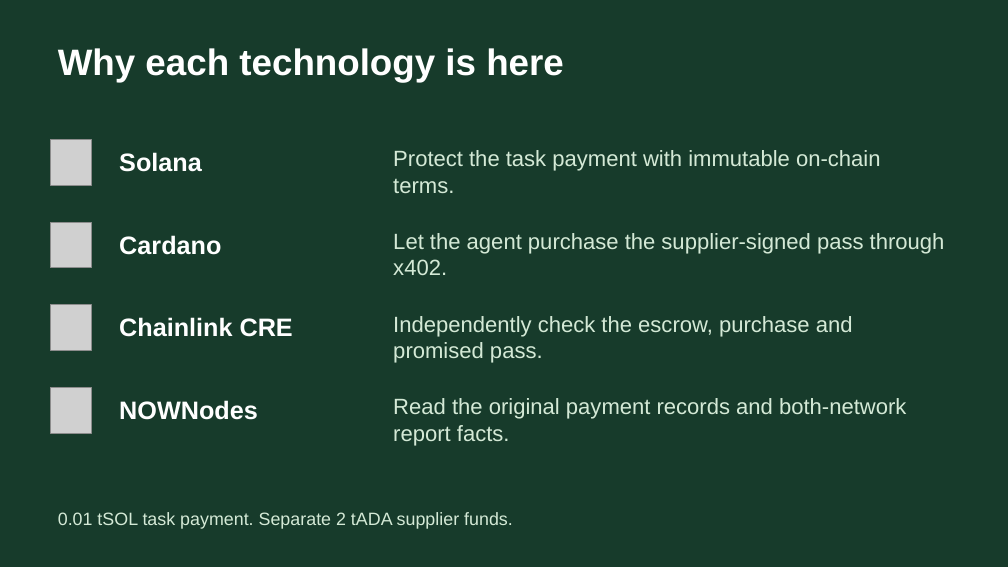
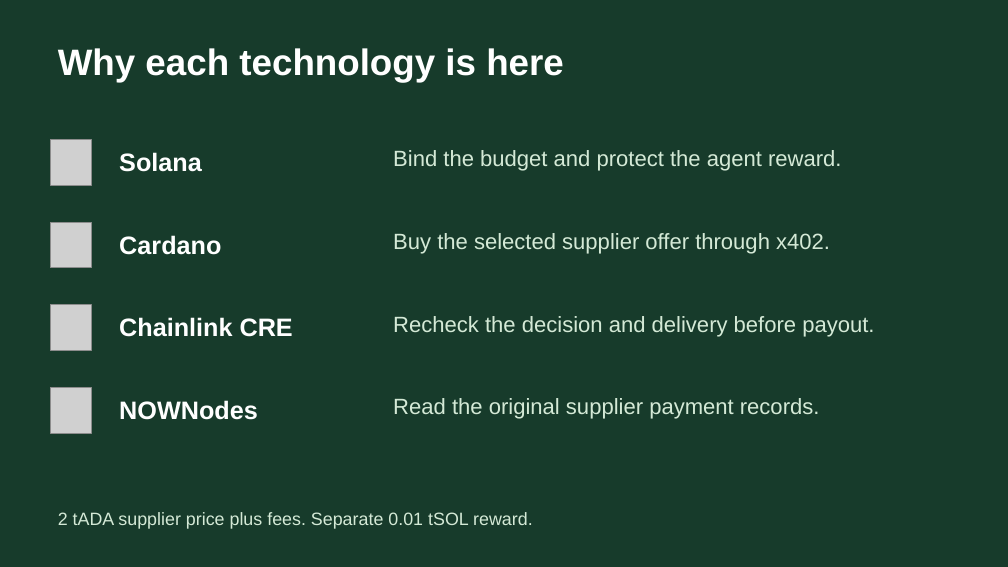
Before and after one commit to OYLabsAI/oy-orders, a slide deck: slide 4 of output/OY-Orders-pitch.ppt. Drawn at 1008x567 pixels with LibreOffice and Linux fonts; fonts in the diff are those of the drawing; grey boxes stand for pictures. Boxes give left, top, right and bottom in pixels: in the first picture for what was removed or moved away, otherwise in the second. Text is boxed around its words. In the diff, an @@ line names an element or a change of style, - is before the commit and + after.

Commit message:
Add budget-bound shopping mission with independently verified offer selection

```diff
--- a/output/OY-Orders-pitch.ppt
+++ b/output/OY-Orders-pitch.ppt
@@ text at [393,150,842,171]: text changed @@
-Protect the task payment with immutable on-chain terms.
+Bind the budget and protect the agent reward.
@@ text at [393,233,830,254]: text changed @@
-Let the agent purchase the supplier-signed pass through x402.
+Buy the selected supplier offer through x402.
@@ text at [393,316,874,337]: text changed @@
-Independently check the escrow, purchase and promised pass.
+Recheck the decision and delivery before payout.
@@ text at [393,398,820,419]: text changed @@
-Read the original payment records and both-network report facts.
+Read the original supplier payment records.
@@ text at [58,512,533,529]: text changed @@
-0.01 tSOL task payment. Separate 2 tADA supplier funds.
+2 tADA supplier price plus fees. Separate 0.01 tSOL reward.
```
Also in this commit, not shown: 3 other slides changed, 2 slides added, 2 slides removed, 33 other files.
